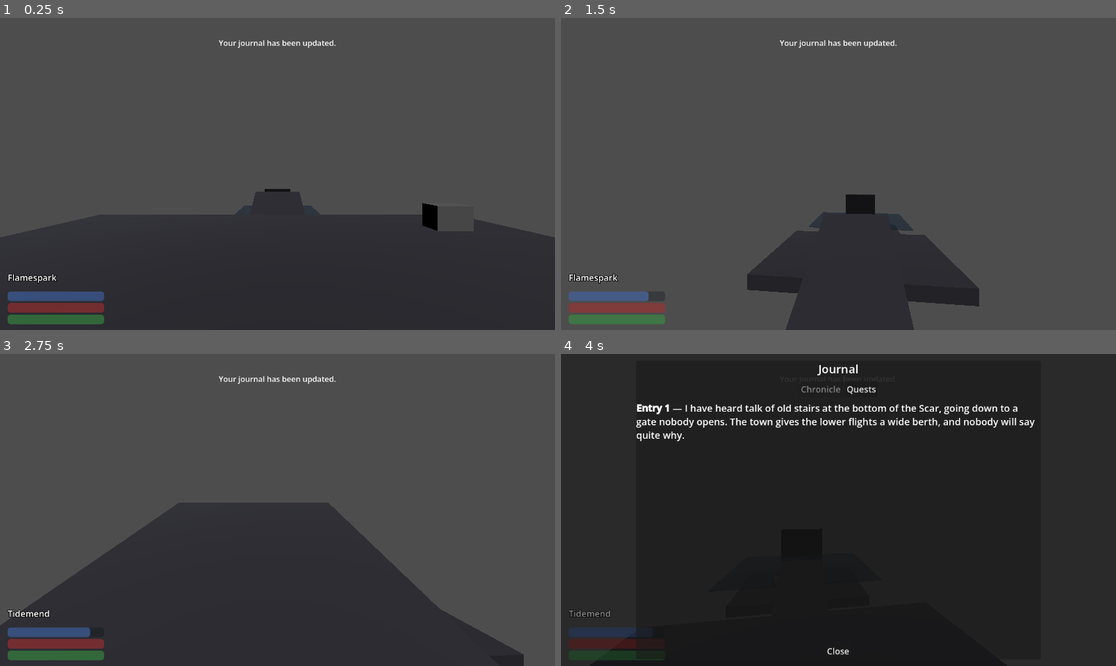
Above: before the commit, frames 1-4 (two rows, left to right).
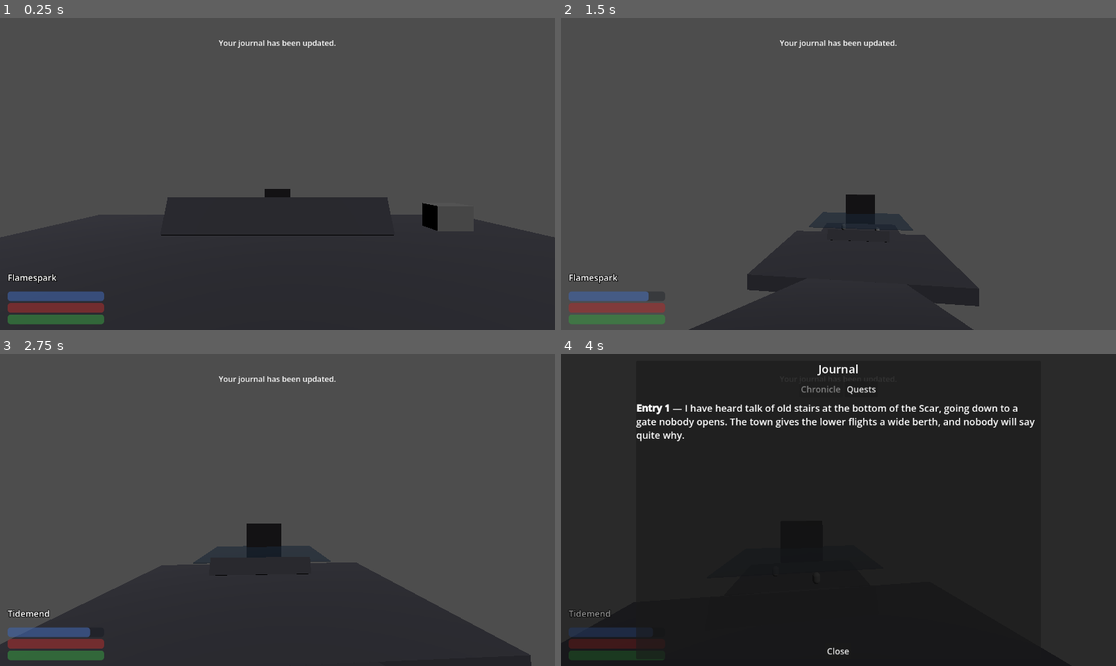
Above: after the commit, the same moments.

Repository: gatorpazz/open-world-game
Game: Godot game, scene res://scenes/world/drowned_stair.tscn
Same seed, same stepped clock (60 frames per second), same inputs: the game is played once before the commit and once after it. This scene is started directly instead of the project's main scene.
Inputs (mouse positions are in pixels of both pictures, inside the frame that each line leads up to):
- Up to frame 1 (0.25 s): no input
- Up to frame 2 (1.5 s): tap Enter at 0.5 s; move the mouse to (866, 174) at 0.52 s; press the mouse at (866, 174) at 0.53 s; hold W (move_forward) from 0.53 s (still down); tap Space (jump) at 0.77 s; move the mouse to (810, 174) at 1.27 s; release the mouse at (810, 174) at 1.28 s; right-click (810, 174) at 1.35 s
- Up to frame 3 (2.75 s): keep holding W (move_forward); tap Space (jump) at 1.52 s; move the mouse to (288, 503) at 2.02 s; hold R (cycle_spell) from 2.03 s (still down)
- Up to frame 4 (4 s): keep holding W (move_forward); move the mouse to (832, 516) at 2.77 s; release R (cycle_spell) at 2.78 s; tap E (interact) at 2.85 s; click (832, 516) at 2.92 s; tap Space (jump) at 3.02, 3.77 s; move the mouse to (877, 513) at 3.52 s; hold J (journal) from 3.53 s (still down)

The runs differ from the first frame. In frame 1, 1.8% of the frame differs, in the area x 29-71%, y 55-70%; in frame 2, 2.0%; in frame 3, 9.4%, in the area x 0-96%, y 47-100%; in frame 4, less than 0.1%.

Commit message:
world: stair ramps climb both ways; drop stays deferred
Playthrough fixes: the ramp joints left step lips the controller can't
climb — recut as exact-fit slopes buried into the platforms. Director
re-ruled drop-when-encumbered as an accepted slice tradeoff (Phase 2
barter owns relief); recorded in 012.

Co-Authored-By: Claude Fable 5 <noreply@anthropic.com>

Diff:
--- a/scenes/world/drowned_stair.tscn
+++ b/scenes/world/drowned_stair.tscn
@@ -22,10 +22,10 @@
 
 [sub_resource type="BoxMesh" id="mesh_ramp"]
 material = SubResource("mat_stone")
-size = Vector3(4, 1, 12)
+size = Vector3(6, 1, 16)
 
 [sub_resource type="BoxShape3D" id="shape_ramp"]
-size = Vector3(4, 1, 12)
+size = Vector3(6, 1, 16)
 
 [sub_resource type="StandardMaterial3D" id="mat_water"]
 albedo_color = Color(0.1, 0.2, 0.3, 0.6)
@@ -77,7 +77,7 @@
 shape = SubResource("shape_platform")
 
 [node name="RampA" type="StaticBody3D" parent="."]
-transform = Transform3D(1, 0, 0, 0, 0.943, -0.333, 0, 0.333, 0.943, 0, -2.5, -10)
+transform = Transform3D(1, 0, 0, 0, 0.928, 0.371, 0, -0.371, 0.928, 0, -2.46, -9.8)
 
 [node name="Mesh" type="MeshInstance3D" parent="RampA"]
 mesh = SubResource("mesh_ramp")
@@ -95,7 +95,7 @@
 shape = SubResource("shape_platform")
 
 [node name="RampB" type="StaticBody3D" parent="."]
-transform = Transform3D(1, 0, 0, 0, 0.943, -0.333, 0, 0.333, 0.943, 0, -6.5, -30)
+transform = Transform3D(1, 0, 0, 0, 0.928, 0.371, 0, -0.371, 0.928, 0, -6.46, -29.8)
 
 [node name="Mesh" type="MeshInstance3D" parent="RampB"]
 mesh = SubResource("mesh_ramp")
Not shown, changed: docs/specs/012-inventory-panel.md
